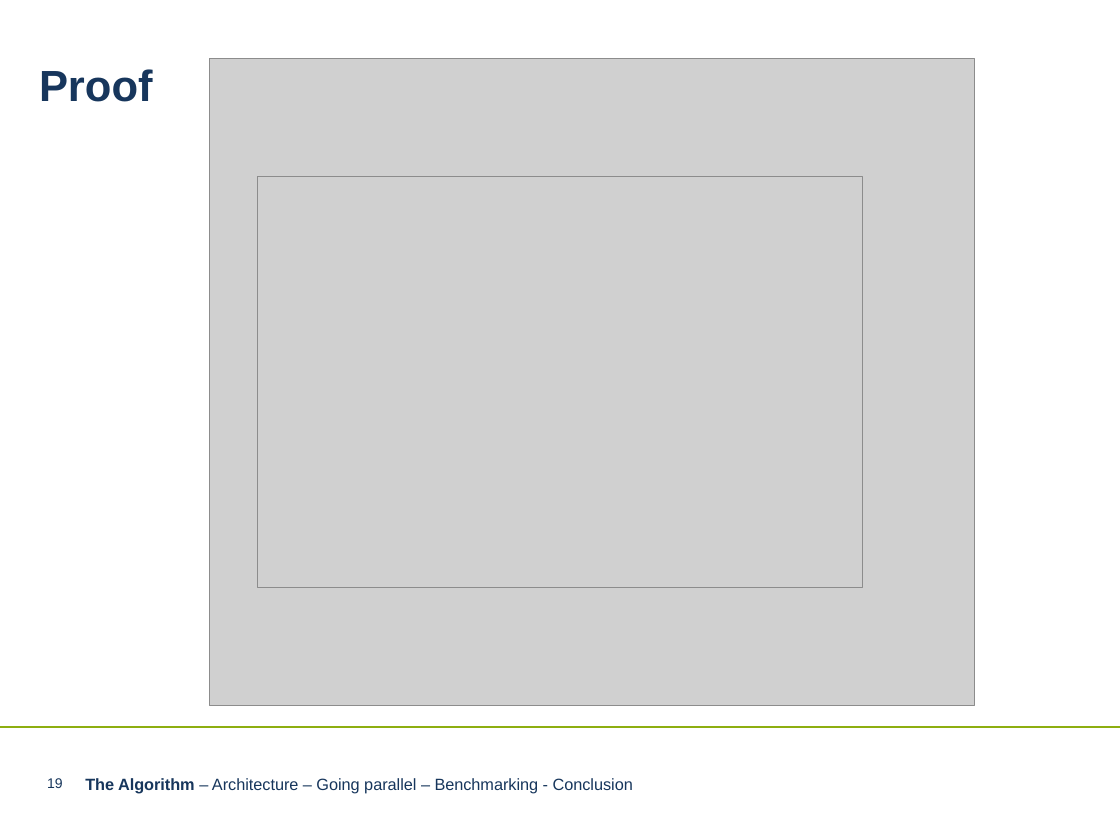
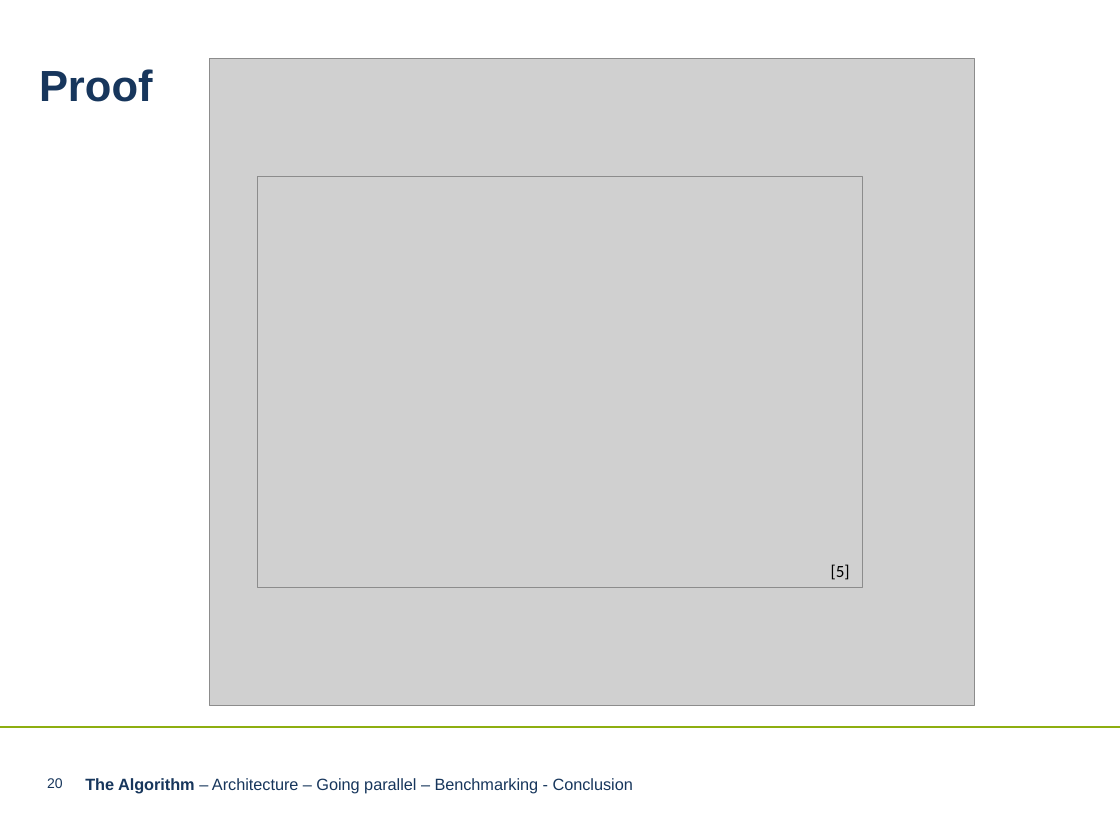
Before and after one commit to LnFlg/Perceptron, a slide deck: slide 20 of Perceptron Algorithm neueres PPT-Format.pptx (slide 19 before the commit). Drawn at 1120x840 pixels with LibreOffice and Linux fonts; fonts in the diff are those of the drawing; grey boxes stand for pictures; background and template pictures are left out. Boxes give left, top, right and bottom in pixels: in the first picture for what was removed or moved away, otherwise in the second. Text is boxed around its words. In the diff, an @@ line names an element or a change of style, - is before the commit and + after.

```diff
--- a/Perceptron Algorithm neueres PPT-Format.pptx
+++ b/Perceptron Algorithm neueres PPT-Format.pptx
@@ text added at (831,564,850,580), 11 pt, text #000000 @@
+[5]
@@ page number at (47,778,63,788): text changed @@
-19
+20
```
Also in this commit, not shown: 26 other slides changed, 4 slides added.
